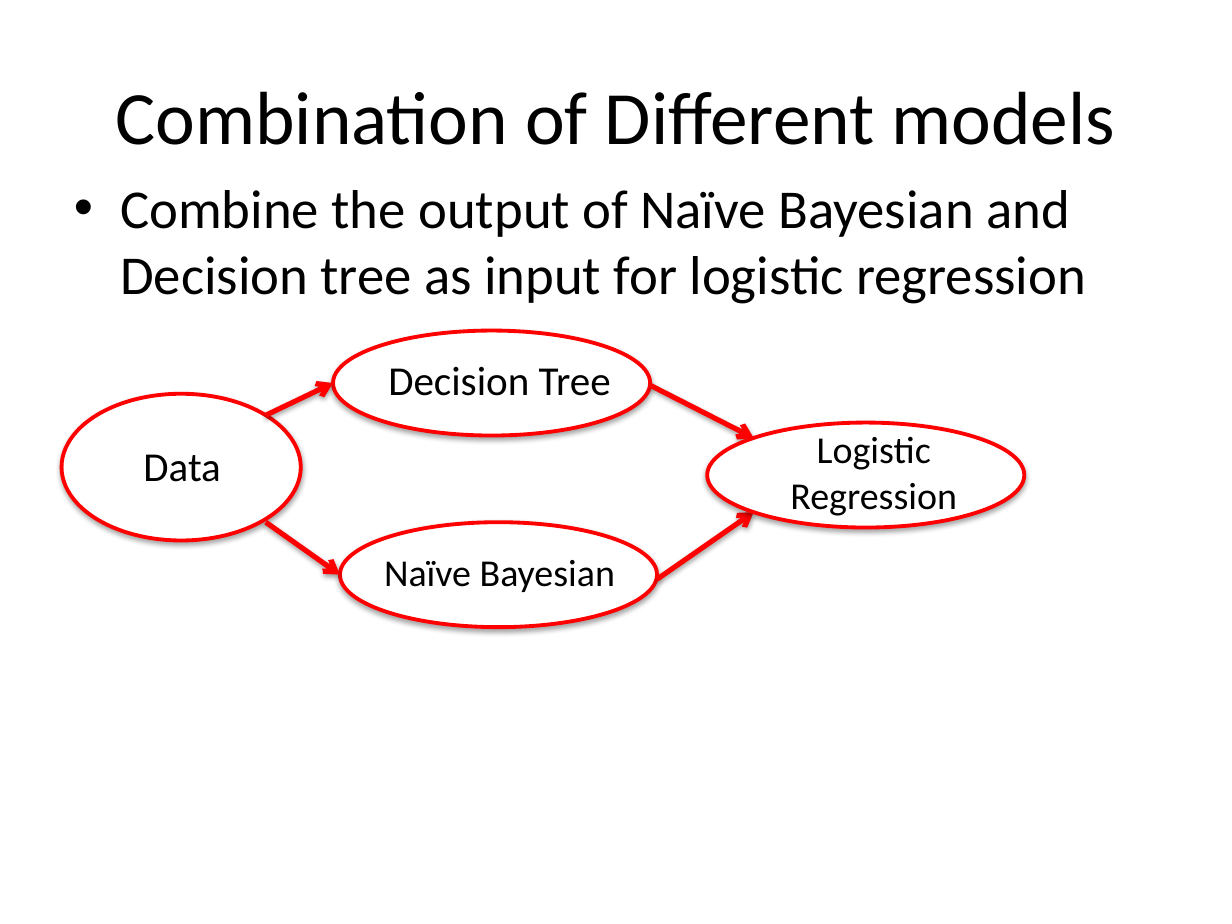
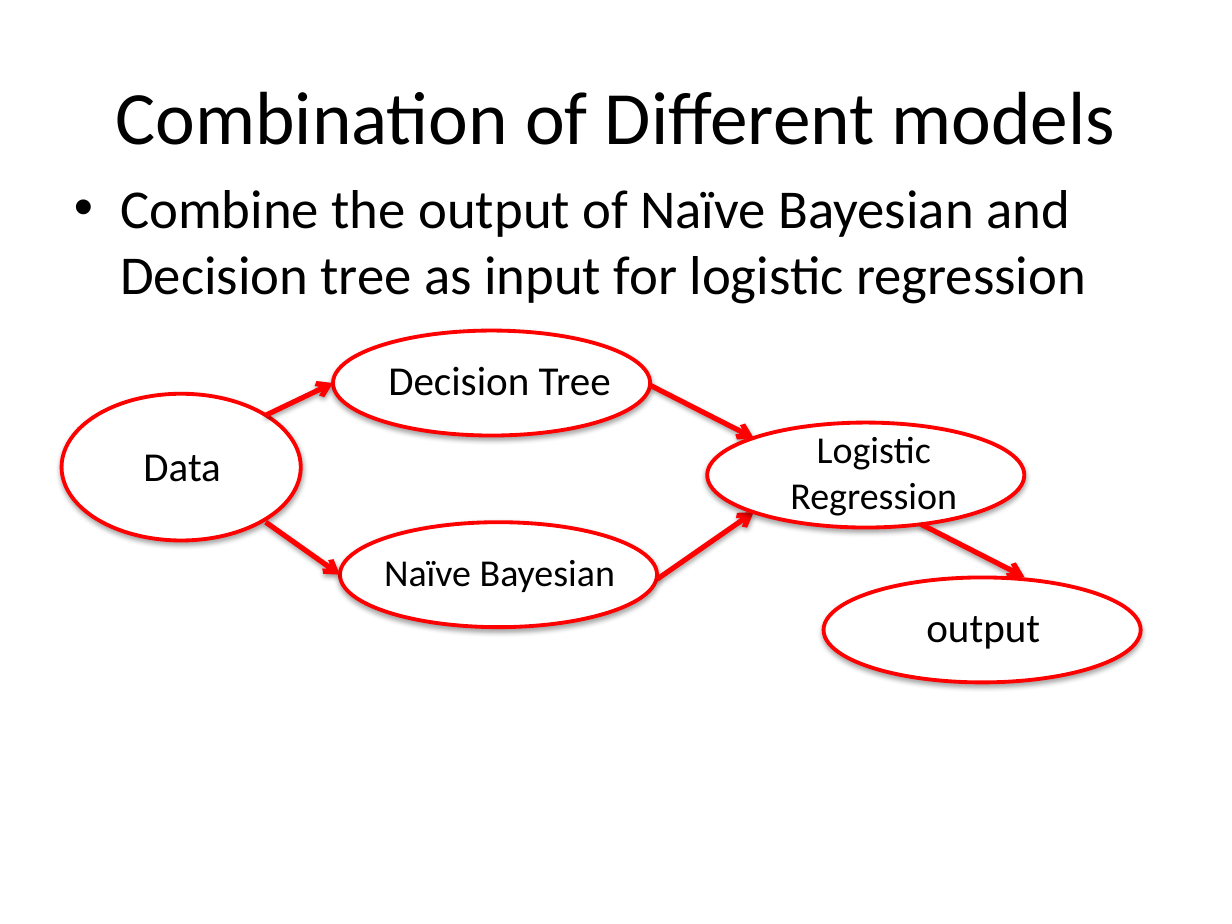
Before and after one commit to Kelvin-Zhong/Click-Through-Rate-Prediction, a slide deck: slide 14 of project_presentation.pptx (slide 12 before the commit). Drawn at 1232x924 pixels with LibreOffice and Linux fonts; fonts in the diff are those of the drawing. Boxes give left, top, right and bottom in pixels: in the first picture for what was removed or moved away, otherwise in the second. Text is boxed around its words. In the diff, an @@ line names an element or a change of style, - is before the commit and + after.

```diff
--- a/project_presentation.pptx
+++ b/project_presentation.pptx
@@ arrow added from (920, 525) to (1024, 577), #FF0000 3 pt @@
@@ ellipse added at [824, 578, 1141, 683], fill #FFFFFF, outline #FF0000 2.25 pt @@
@@ text added at [926, 616, 1040, 649], 24 pt, text #000000 @@
+output
```
Also in this commit, not shown: 3 other slides changed, 3 slides added, 1 slide removed.
